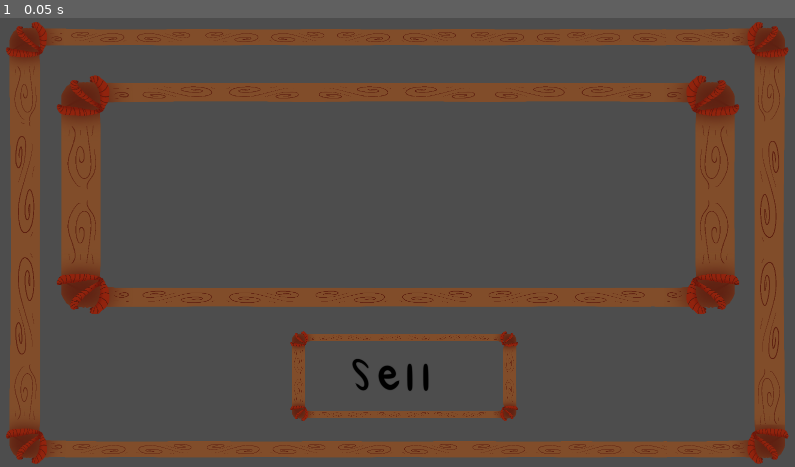
Above: before the commit, frame 1.
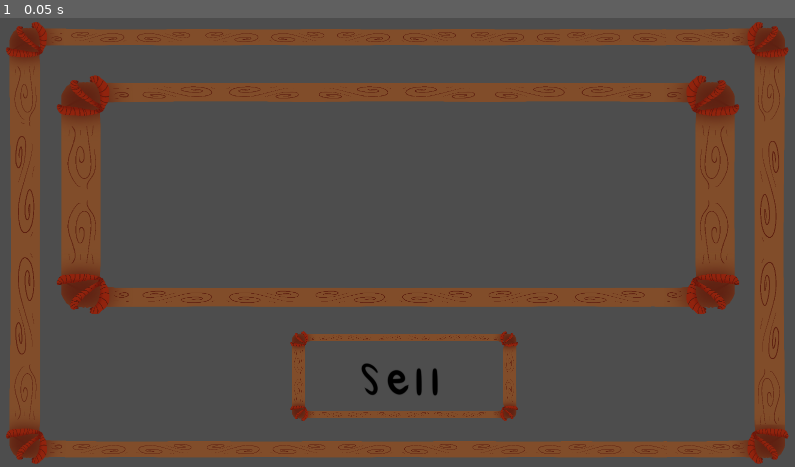
Above: after the commit, the same moment.

Repository: pagodepaiva/gamejam-
Game: Godot game, scene res://scenes/menus/sell.tscn
Two runs of this game, one before a commit and one after it. Both use one fixed random seed, a clock stepped at 60 frames per second and the inputs below. This scene is started directly instead of the project's main scene.
Inputs:
- Up to frame 1 (0.05 s): no input

The runs differ from the first frame. In frame 1, 0.4% of the frame differs, in the area x 44-56%, y 75-85%.

Commit message:
changed name of global variable to fish_storage

Diff:
--- a/scenes/menus/sell.tscn
+++ b/scenes/menus/sell.tscn
@@ -1092,6 +1092,7 @@
 scale = Vector2(0.3, 0.3)
 
 [node name="TileMapLayer3" type="TileMapLayer" parent="frame/button2"]
+position = Vector2(73.3333, 36.6667)
 scale = Vector2(4, 4)
 tile_map_data = PackedByteArray("AAAIAAMAAAAqAAwAAAAIAAQAAAAqAA0AAAAIAAUAAAAqAA4AAAAIAAYAAAAqAA8AAAAJAAMAAAArAAwAAAAJAA …(624 unchanged characters)…
 tile_set = SubResource("TileSet_q7u8v")
--- a/scripts/shop.gd
+++ b/scripts/shop.gd
@@ -2,8 +2,7 @@
 
 var money : int = 0
 
-
-var fishs = [0,0,0,0,0,0]
+var fish_storage = [0,0,0,0,0,0]
 
 """
 1 - nemo
